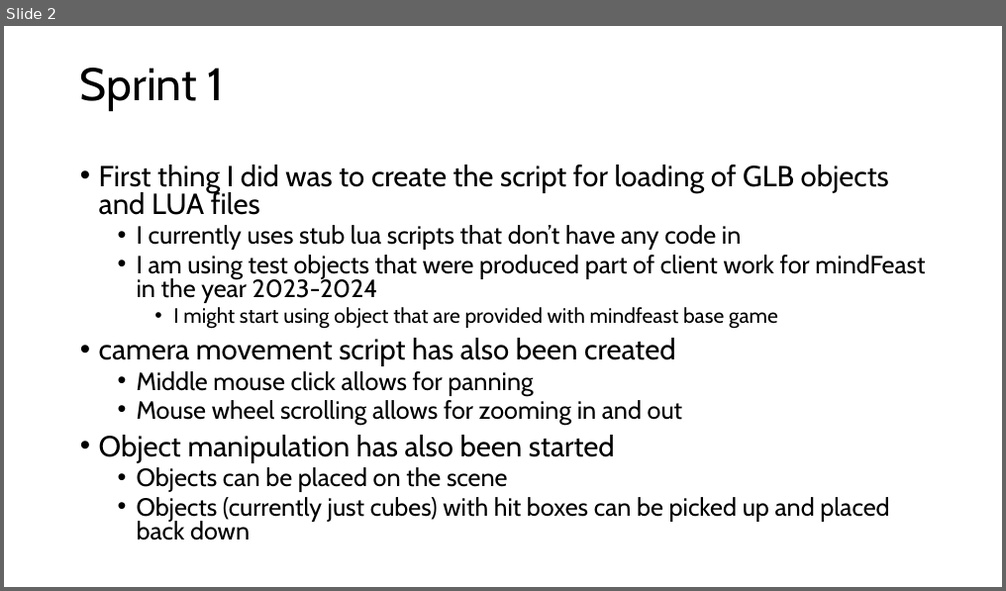
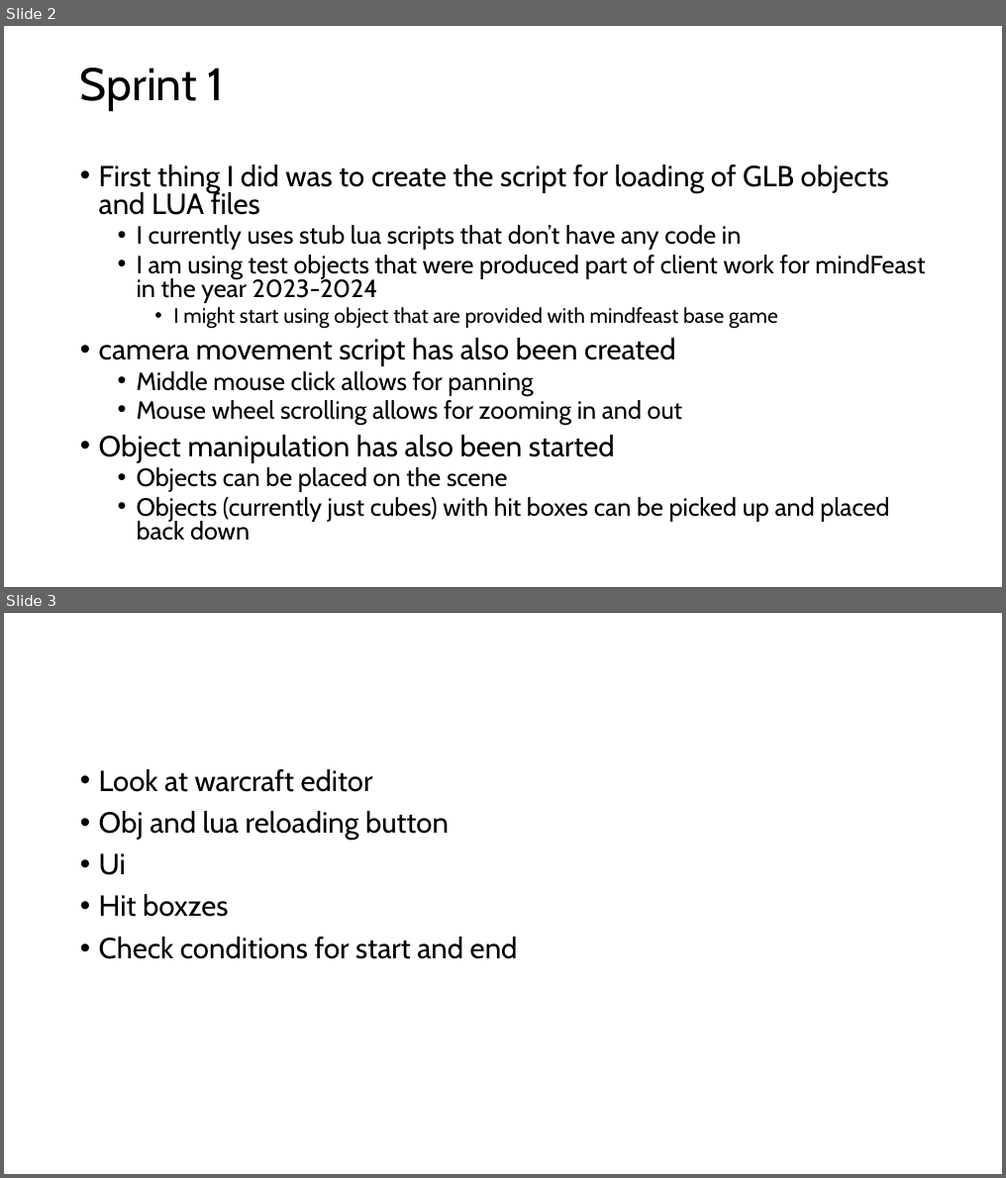
Before and after one commit to Ozzy-King/comp3000, a slide deck: DevBlog.pptx. Shown one above the other, each under a label of ours: slide 2 before the commit, slides 2 and 3 after it. The pictures are 1006x591 and 1006x1178 pixels, drawn with LibreOffice and Linux fonts; fonts in the diff are those of the drawing. Boxes give left, top, right and bottom in pixels: in the first picture for what was removed or moved away, otherwise in the second. Text is boxed around its words. In the diff, an @@ line names an element or a change of style, - is before the commit and + after.

```diff
--- a/DevBlog.pptx
+++ b/DevBlog.pptx
@@ slide 3 added at (x1=4, y1=613, x2=1002, y2=1174), background #FFFFFF @@
@@ text added at (x1=99, y1=769, x2=518, y2=959), 28 pt, text #000000 @@
+• Look at warcraft editor
+• Obj and lua reloading button
+• Ui
+• Hit boxzes
+• Check conditions for start and end
```
Also in this commit, not shown: 1 other file.
